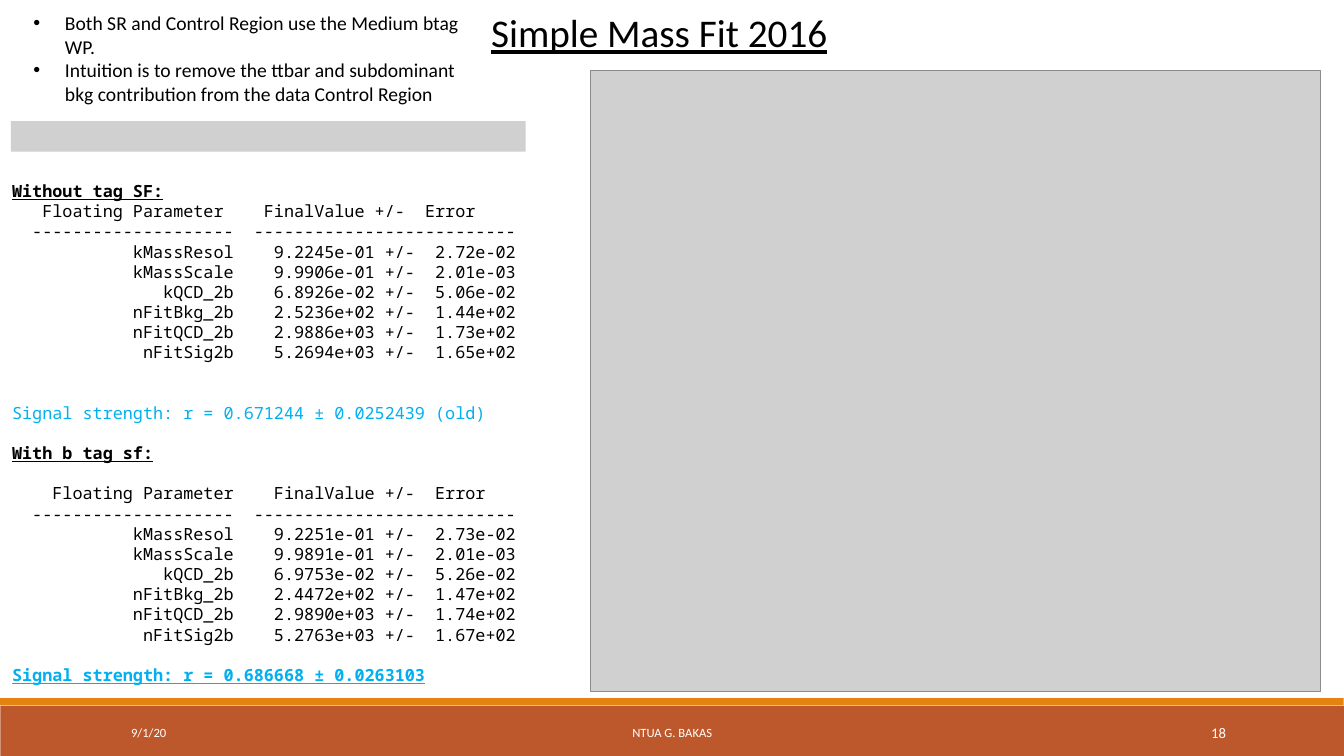
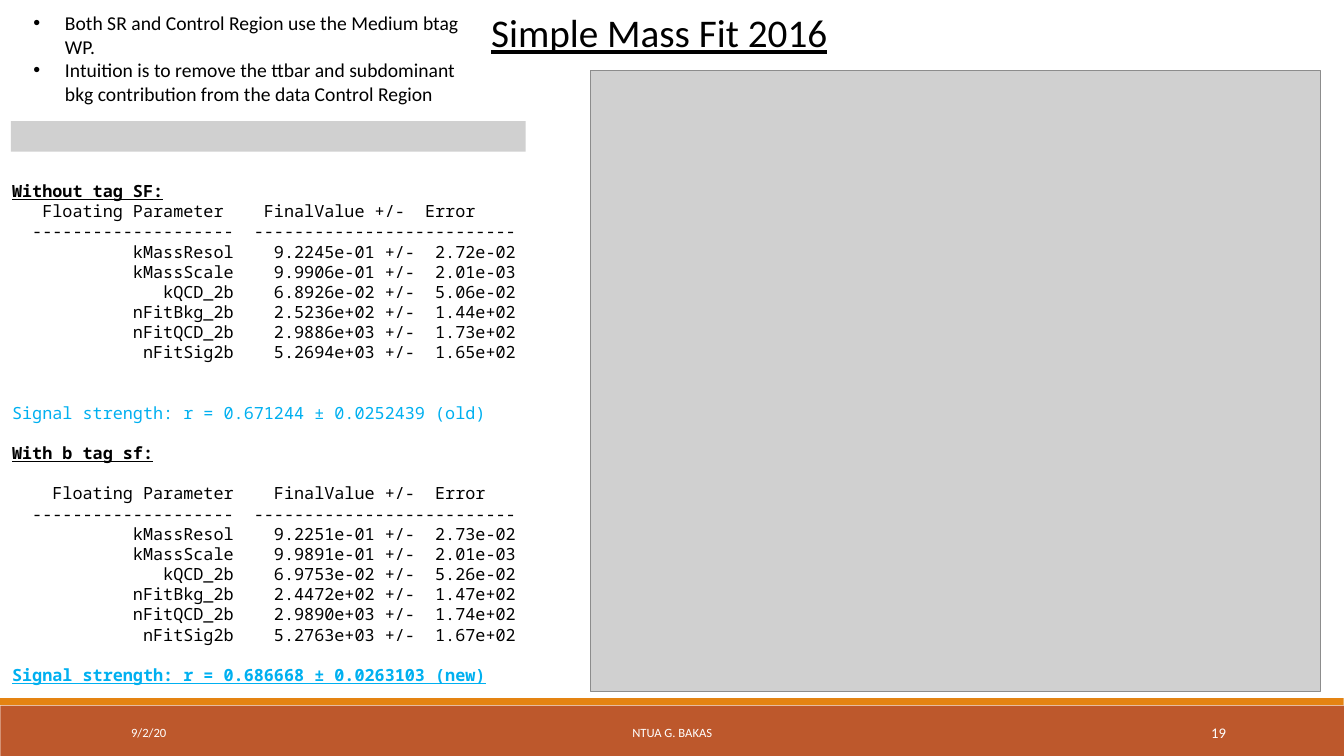
Before and after one commit to georgebakas/HEP-NTUA, a slide deck: slide 19 of Documents for Progress/AnalysisStatus_31August2020.pptx (slide 18 before the commit). Drawn at 1344x756 pixels with LibreOffice and Linux fonts; fonts in the diff are those of the drawing; grey boxes stand for pictures; background and template pictures are left out. Boxes give left, top, right and bottom in pixels: in the first picture for what was removed or moved away, otherwise in the second. Text is boxed around its words. In the diff, an @@ line names an element or a change of style, - is before the commit and + after.

```diff
--- a/Documents for Progress/AnalysisStatus_31August2020.pptx
+++ b/Documents for Progress/AnalysisStatus_31August2020.pptx
@@ text at [12,668,485,685]: text changed @@
-Signal strength: r = 0.686668 ± 0.0263103
+Signal strength: r = 0.686668 ± 0.0263103 (new)
@@ text at [131,728,166,738]: text changed @@
-9/1/20
+9/2/20
@@ page number at [1211,728,1226,738]: text changed @@
-18
+19
```
Also in this commit, not shown: 35 other slides changed, 2 slides added, 10 other files.
